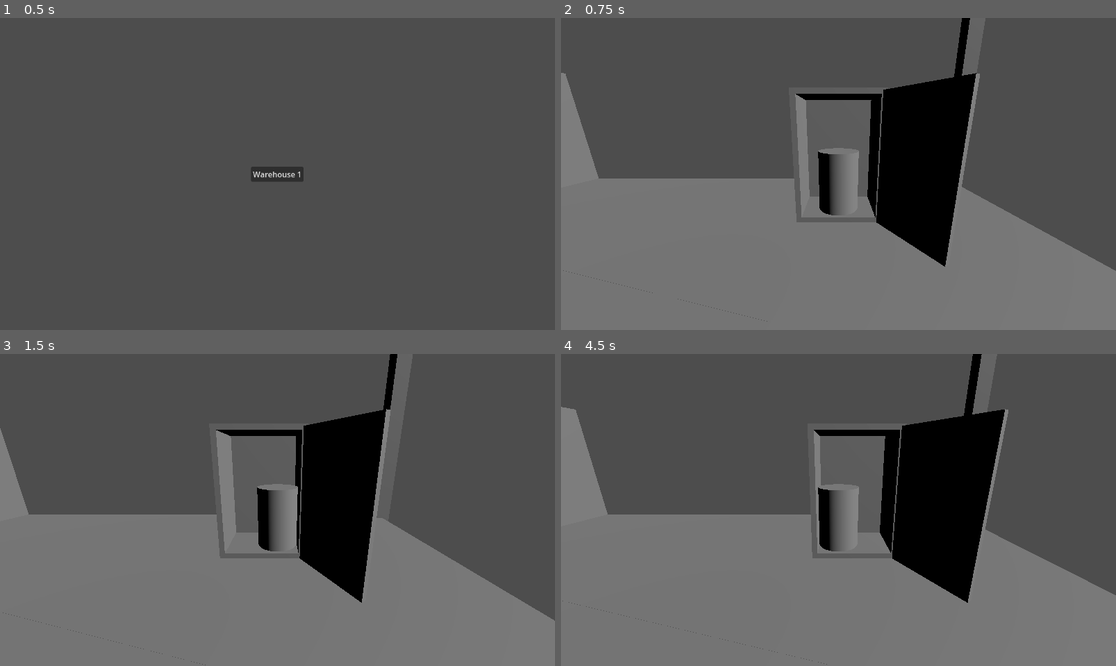
Above: before the commit, frames 1-4 (two rows, left to right).
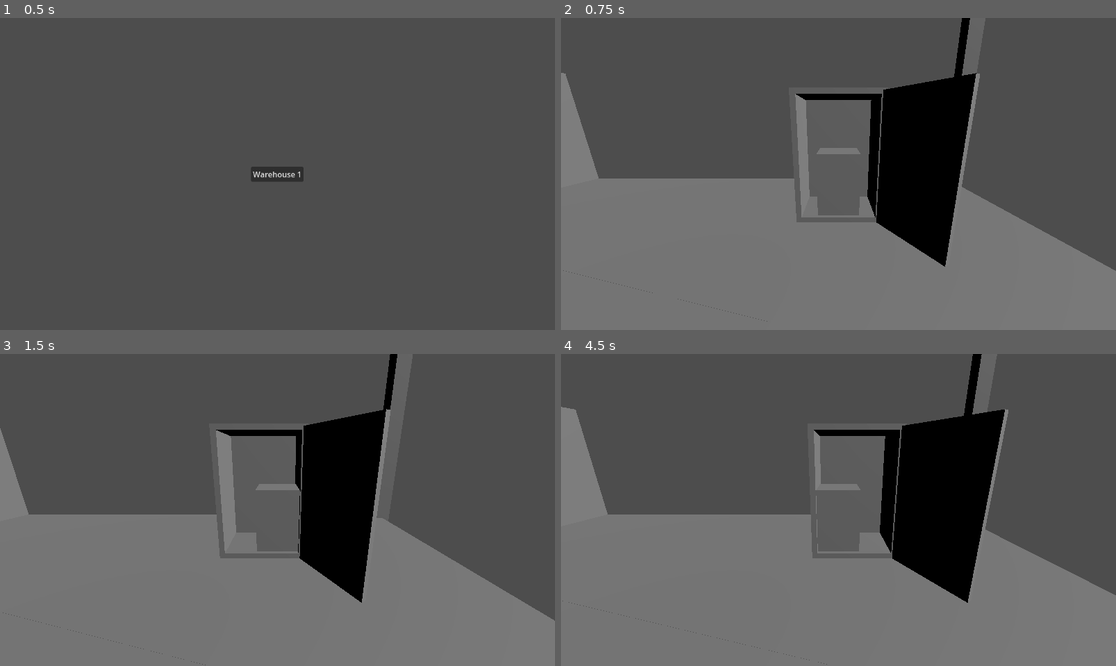
Above: after the commit, the same moments.

Repository: torinjmaguire/freeHugs
Game: Godot game, scene res://Scenes/main_menu.tscn
The game is run twice, just before and just after one commit, with the same random seed, the same clock (stepped at 60 frames per second) and the same inputs.
Inputs (mouse positions are in pixels of both pictures, inside the frame that each line leads up to):
- Up to frame 1 (0.5 s): no input
- Up to frame 2 (0.75 s): click "Warehouse 1" at 0.5 s
- Up to frame 3 (1.5 s): tap Enter (ui_accept) at 1.25 s; move the mouse to (399, 494) at 1.27 s; hold D (move_right) from 1.28 s (still down); tap E (interact) at 1.35 s; click (399, 494) at 1.42 s
- Up to frame 4 (4.5 s): tap Space (jump) at 1.52 s; release D (move_right) at 2 s; drag from (727, 525) to (810, 572) at 2.02 s; tap Enter (ui_accept) at 2.75, 3.5, 4.25 s; move the mouse to (894, 441) at 2.77 s; hold D (move_right) 2.78-3.5 s; tap E (interact) at 2.85, 4.35 s; drag from (810, 572) to (672, 463) at 3.52 s; move the mouse to (1005, 556) at 4.27 s; hold A (move_left) from 4.28 s (still down)

Frame 1 is identical in both runs. In frame 2, 1.0% of the frame differs, in the area x 46-54%, y 41-64%; in frame 3, 1.1%, in the area x 46-55%, y 41-64%; in frame 4, 1.1%.

Commit message:
Replace hug's placeholder shape with a rectangle

Diff:
--- a/Scenes/player.tscn
+++ b/Scenes/player.tscn
@@ -2,23 +2,20 @@
 
 [ext_resource type="Script" path="res://Scripts/player.gd" id="1_jimnq"]
 
-[sub_resource type="CylinderShape3D" id="CylinderShape3D_y5t8x"]
-height = 3.0
-radius = 1.0
+[sub_resource type="BoxShape3D" id="BoxShape3D_bniqh"]
+size = Vector3(2, 3, 2)
 
-[sub_resource type="CylinderMesh" id="CylinderMesh_mkhmk"]
-top_radius = 1.0
-bottom_radius = 1.0
-height = 3.0
+[sub_resource type="BoxMesh" id="BoxMesh_uydn1"]
+size = Vector3(2, 3, 2)
 
 [node name="Player" type="CharacterBody3D"]
 script = ExtResource("1_jimnq")
 
 [node name="CollisionShape3D" type="CollisionShape3D" parent="."]
-shape = SubResource("CylinderShape3D_y5t8x")
+shape = SubResource("BoxShape3D_bniqh")
 
 [node name="MeshInstance3D" type="MeshInstance3D" parent="."]
-mesh = SubResource("CylinderMesh_mkhmk")
+mesh = SubResource("BoxMesh_uydn1")
 
 [node name="Camera3D" type="Camera3D" parent="."]
 transform = Transform3D(1, 0, 0, 0, 0.965926, 0.258819, 0, -0.258819, 0.965926, 0, 3, 10)
